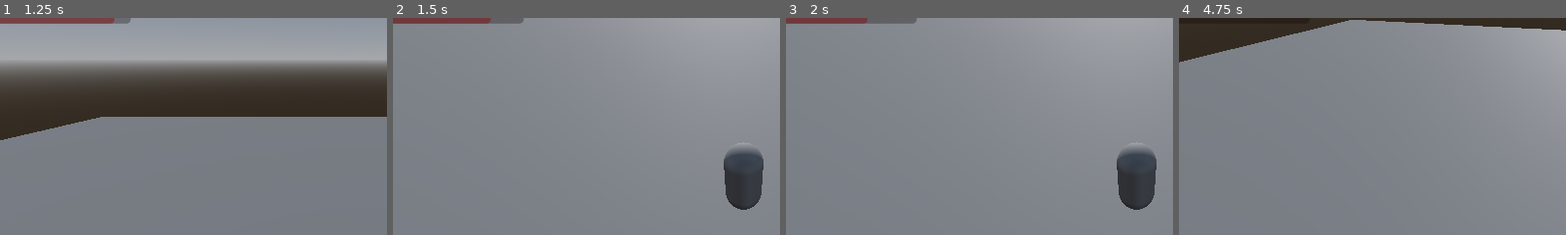
Above: before the commit, frames 1-4 (left to right).
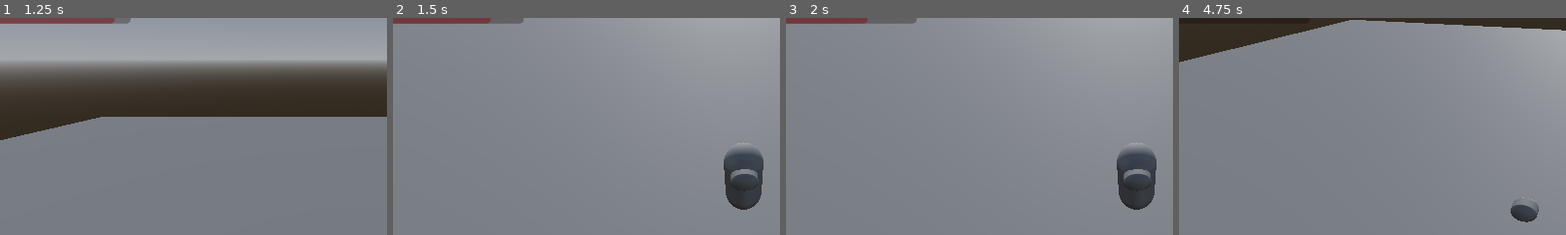
Above: after the commit, the same moments.

Repository: MikaelVV/Fortuna
Game: Godot game, scene res://Scenes/Main01.tscn
The game is run twice, just before and just after one commit, with the same random seed, the same clock (stepped at 60 frames per second) and the same inputs.
Inputs (mouse positions are % of the whole screen's width and height, from its top left):
- Up to frame 1 (1.25 s): tap Enter (ui_accept) at 0.5, 0.77 s; move the mouse to (72, 45) at 0.52 s; click (72, 45) at 0.6 s
- Up to frame 2 (1.5 s): tap Enter (ui_accept) at 1.25 s; move the mouse to (45, 50) at 1.27 s; click (45, 50) at 1.35 s
- Up to frame 3 (2 s): tap Enter (ui_accept) at 1.52 s
- Up to frame 4 (4.75 s): tap Enter (ui_accept) at 2, 2.75, 3.02, 3.5, 3.77, 4.25, 4.52 s; move the mouse to (52, 48) at 2.02 s; click (52, 48) at 2.1 s; move the mouse to (49, 52) at 2.77 s; click (49, 52) at 2.85 s; move the mouse to (57, 51) at 3.52 s; click (57, 51) at 3.6 s; move the mouse to (42, 49) at 4.27 s; click (42, 49) at 4.35 s
The pictures show only the part of the screen within x 5-55%, y 3-53%; the shares and areas given below are measured in that part.

Frame 1 is identical in both runs. In frame 2, 0.2% of the frame differs, in the area x 87-95%, y 69-80%; in frame 3, 0.2%; in frame 4, 0.5%, in the area x 85-93%, y 82-95%.

Commit message:
Fixing a pathfinding crash
If you clicked somewhere that had no objects, the game would instantly crash.

Diff:
--- a/Scenes/player.tscn
+++ b/Scenes/player.tscn
@@ -1,9 +1,11 @@
-[gd_scene load_steps=5 format=3 uid="uid://dm3mv3bm00ji"]
+[gd_scene load_steps=6 format=3 uid="uid://dm3mv3bm00ji"]
 
 [ext_resource type="Script" path="res://Scripts/PlayerController.gd" id="1_w5dkv"]
 [ext_resource type="Script" path="res://Scripts/PauseMenuController.gd" id="2_vl4l5"]
 
 [sub_resource type="CapsuleMesh" id="CapsuleMesh_2wv4f"]
+
+[sub_resource type="CapsuleMesh" id="CapsuleMesh_h2ejq"]
 
 [sub_resource type="CapsuleShape3D" id="CapsuleShape3D_5tnka"]
 
@@ -51,6 +53,10 @@
 mesh = SubResource("CapsuleMesh_2wv4f")
 skeleton = NodePath("../Pivot")
 
+[node name="MeshInstance3D2" type="MeshInstance3D" parent="."]
+transform = Transform3D(0.673246, 0, 0, 0, -0.00610265, 0.557203, 0, -0.230286, -0.014766, -0.000134945, 1.26019, -0.487195)
+mesh = SubResource("CapsuleMesh_h2ejq")
+
 [node name="CollisionShape3D" type="CollisionShape3D" parent="."]
 transform = Transform3D(1, 0, 0, 0, 1, 0, 0, 0, 1, 0, 0.859997, 0)
 shape = SubResource("CapsuleShape3D_5tnka")
--- a/Scripts/PlayerController.gd
+++ b/Scripts/PlayerController.gd
@@ -37,12 +37,20 @@
 	moveToPosition(delta)
 	pass
 
+#Määritellään pelaajan point & click movement.
 func moveToPosition(delta):
 	var targetPosition = navigationAgent.get_next_path_position()
 	var direction = global_position.direction_to(targetPosition)
 
+	if global_transform.origin.is_equal_approx(targetPosition):
+		return
+	faceToDirection(targetPosition)
+
 	velocity = direction * SPEED
 	move_and_slide()
+
+func faceToDirection(direction):
+	look_at(Vector3(direction.x, global_position.y, direction.z),Vector3.UP)
 
 func _input(event):
 	if Input.is_action_just_pressed("MoveToLocation"):
@@ -57,6 +65,10 @@
 		rayQuery.to = toPosition
 
 		var result = space.intersect_ray(rayQuery)
+
+		if result.is_empty():
+			return
+
 		print(result)
 
 		navigationAgent.target_position = result.position
